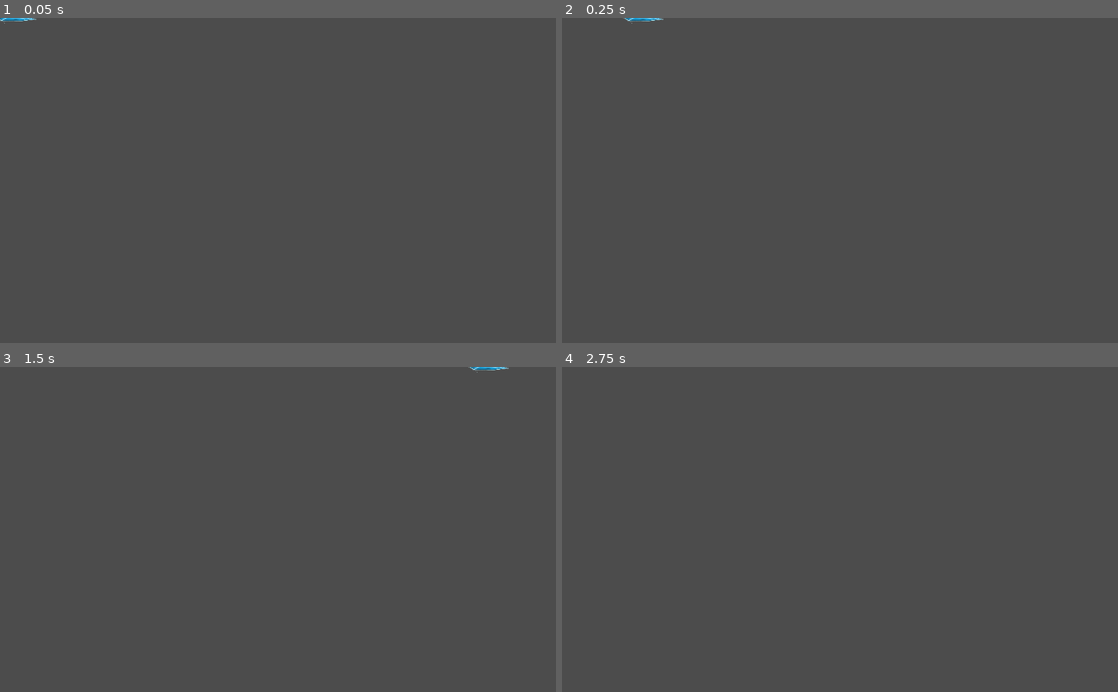
Above: before the commit, frames 1-4 (two rows, left to right).
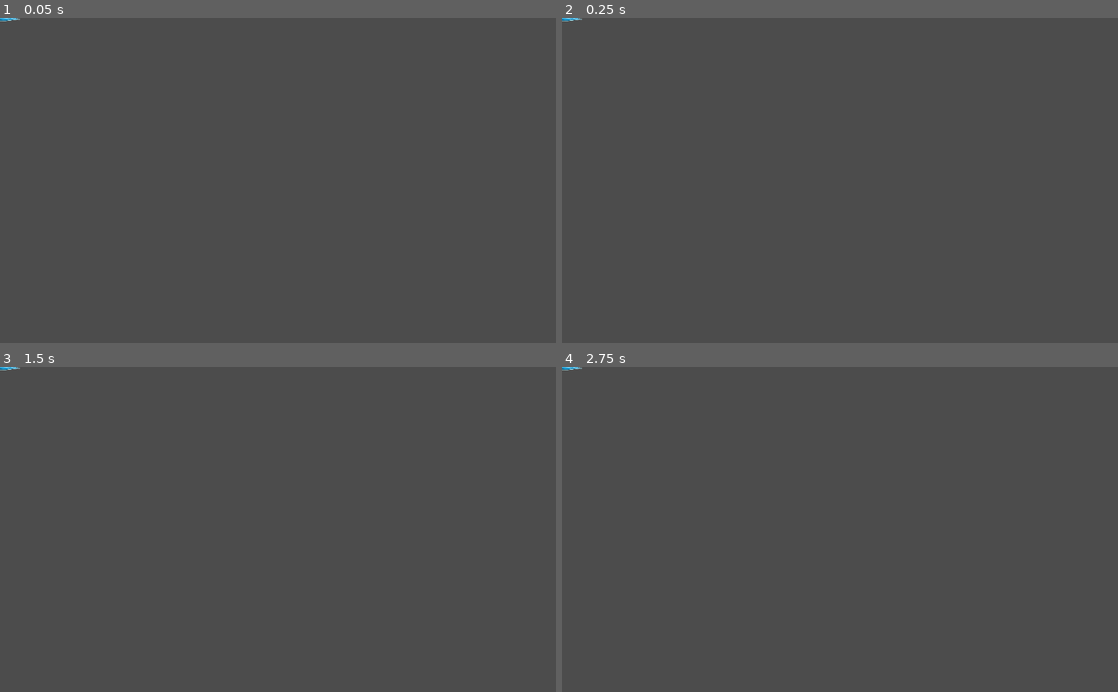
Above: after the commit, the same moments.

Repository: stranker/WizardAndCookies_Godot
Game: Godot game, scene res://Objects/Spells/IceStake/IceStake.tscn
Two runs of this game, one before a commit and one after it. Both use one fixed random seed, a clock stepped at 60 frames per second and the inputs below. This scene is started directly instead of the project's main scene.
Inputs:
- Up to frame 1 (0.05 s): no input
- Up to frame 2 (0.25 s): no input
- Up to frame 3 (1.5 s): tap Enter at 0.5 s; tap Space at 1.25 s
- Up to frame 4 (2.75 s): tap Enter at 2 s

The runs differ from the first frame. In frame 1, less than 0.1% of the frame differs, in the area x 0-7%, y 0-2%; in frame 2, less than 0.1%, in the area x 0-19%, y 0-2%; in frame 3, less than 0.1%; in frame 4, less than 0.1%.

Commit message:
Re-order folder and spells

Diff:
--- a/Objects/Spells/DamageArea.tscn
+++ /dev/null
@@ -1,21 +0,0 @@
-[gd_scene load_steps=3 format=2]
-
-[sub_resource type="GDScript" id=4]
-script/source = "extends Area2D
-
-onready var spell_parent : Node2D = get_parent()
-
-func _ready():
-	connect(\"body_entered\", spell_parent, \"_on_spell_hit\")
-	pass
-"
-
-[sub_resource type="RectangleShape2D" id=3]
-extents = Vector2( 37, 9 )
-
-[node name="DamageArea" type="Area2D"]
-collision_layer = 4
-script = SubResource( 4 )
-
-[node name="Collision" type="CollisionShape2D" parent="."]
-shape = SubResource( 3 )
--- a/Objects/Spells/IceStake/IceStake.tscn
+++ b/Objects/Spells/IceStake/IceStake.tscn
@@ -1,7 +1,6 @@
-[gd_scene load_steps=8 format=2]
+[gd_scene load_steps=7 format=2]
 
 [ext_resource path="res://Objects/Spells/IceStake/Ice Stake.png" type="Texture" id=1]
-[ext_resource path="res://Objects/Spells/DamageArea.tscn" type="PackedScene" id=2]
 [ext_resource path="res://Objects/Spells/SpellInfo.tscn" type="PackedScene" id=3]
 [ext_resource path="res://Objects/Spells/SpellData.gd" type="Script" id=4]
 
@@ -19,21 +18,21 @@
 s_type = 0
 
 [sub_resource type="RectangleShape2D" id=1]
-extents = Vector2( 33, 6 )
+extents = Vector2( 34.5, 7 )
 
-[node name="IceStake" type="KinematicBody2D"]
+[node name="IceStake" type="Area2D"]
 collision_layer = 4
 collision_mask = 3
 script = SubResource( 4 )
 spell_data = SubResource( 5 )
+speed = null
 
 [node name="Sprite" type="Sprite" parent="."]
 scale = Vector2( 0.25, 0.25 )
 texture = ExtResource( 1 )
 
 [node name="Collision" type="CollisionShape2D" parent="."]
+position = Vector2( -1.5, 0 )
 shape = SubResource( 1 )
 
 [node name="SpellInfo" parent="." instance=ExtResource( 3 )]
-
-[node name="DamageArea" parent="." instance=ExtResource( 2 )]
--- a/Objects/Spells/RangeSpell.gd
+++ b/Objects/Spells/RangeSpell.gd
@@ -3,7 +3,12 @@
 export var speed : float = 600.0
 var velocity : Vector2
 
+func cast(_spell_owner : Node2D, spell_position : Vector2, spell_direction : Vector2):
+	.cast(_spell_owner, spell_position, spell_direction)
+	velocity = direction * speed
+	rotation = atan2(direction.y, direction.x)
+	pass
+
 func _physics_process(delta):
-	velocity.x = speed
-	velocity = move_and_slide(velocity)
+	translate(velocity * delta)
 	pass
--- a/Objects/Spells/Rock/TheRock.tscn
+++ b/Objects/Spells/Rock/TheRock.tscn
@@ -18,7 +18,7 @@
 s_type = 0
 
 [sub_resource type="CircleShape2D" id=1]
-radius = 43.0116
+radius = 45.0
 
 [sub_resource type="Resource" id=6]
 script = ExtResource( 3 )
@@ -29,20 +29,7 @@
 s_difficulty = 1.0
 s_type = 0
 
-[sub_resource type="GDScript" id=4]
-script/source = "extends Area2D
-
-onready var spell_parent : Node2D = get_parent()
-
-func _ready():
-	connect(\"body_entered\", spell_parent, \"_on_spell_hit\")
-	pass
-"
-
-[sub_resource type="CircleShape2D" id=5]
-radius = 47.0
-
-[node name="TheRock" type="KinematicBody2D"]
+[node name="TheRock" type="Area2D"]
 script = SubResource( 7 )
 spell_data = SubResource( 8 )
 
@@ -51,14 +38,8 @@
 texture = ExtResource( 1 )
 
 [node name="Collision" type="CollisionShape2D" parent="."]
+position = Vector2( 2, -2 )
 shape = SubResource( 1 )
 
 [node name="SpellInfo" parent="." instance=ExtResource( 2 )]
 spell_data = SubResource( 6 )
-
-[node name="DamageArea" type="Area2D" parent="."]
-collision_layer = 4
-script = SubResource( 4 )
-
-[node name="Collision" type="CollisionShape2D" parent="DamageArea"]
-shape = SubResource( 5 )
--- a/Objects/Spells/Spell.gd
+++ b/Objects/Spells/Spell.gd
@@ -1,4 +1,4 @@
-extends KinematicBody2D
+extends Area2D
 
 export (Resource) var spell_data
 onready var spell_info = $SpellInfo
@@ -7,6 +7,7 @@
 
 func _ready():
 	spell_info.initialize(spell_data)
+	connect("body_entered", self, "_on_spell_hit")
 	pass # Replace with function body.
 
 func cast(_spell_owner : Node2D, spell_position : Vector2, spell_direction : Vector2):
--- a/Objects/Wizards/SpellCast.gd
+++ b/Objects/Wizards/SpellCast.gd
@@ -2,22 +2,28 @@
 
 var ice_spell  = preload("res://Objects/Spells/IceStake/IceStake.tscn")
 var rock_spell  = preload("res://Objects/Spells/Rock/TheRock.tscn")
-export (NodePath) var cast_position_node
-export (NodePath) var spell_particles_node
+export (NodePath) var cast_position_path
+export (NodePath) var spell_particles_path
+export (NodePath) var cast_direction_path
 
-onready var cast_position : Position2D = get_node(cast_position_node)
-onready var spell_particles : Particles2D = get_node(spell_particles_node)
+onready var cast_position : Position2D = get_node(cast_position_path)
+onready var spell_particles : Particles2D = get_node(spell_particles_path)
+onready var cast_direction_node : Position2D = get_node(cast_direction_path)
 onready var spell_owner : Wizard = get_parent()
 onready var first_skill : String = "first_skill_" + str(spell_owner.player_id)
 onready var second_skill : String = "second_skill_" + str(spell_owner.player_id)
 
 var spell_list : Array = [ice_spell, rock_spell]
-var current_spell = null
+var current_spell : Node2D = null
+var cast_direction : Vector2 = Vector2.RIGHT
 
 export var is_casting : bool = false
 
+signal on_casting_spell(is_casting)
+
 # Called when the node enters the scene tree for the first time.
 func _ready():
+	cast_direction_node.visible = is_casting
 	pass # Replace with function body.
 
 func _physics_process(delta):
@@ -25,25 +31,39 @@
 		_cast_skill(0)
 	if Input.is_action_just_pressed(second_skill):
 		_cast_skill(1)
+	check_skill_direction()
 	check_skill_release()
+	pass
+
+func check_skill_direction():
+	if !is_casting: return
+	cast_direction = Vector2(spell_owner.get_horizontal_input(), spell_owner.get_vertical_input())
+	cast_direction = cast_direction.normalized()
+	if cast_direction == Vector2.ZERO:
+		cast_direction = spell_owner.get_visual_direction()
+	cast_direction_node.rotation = atan2(cast_direction.y, cast_direction.x)
 	pass
 
 func check_skill_release():
 	if !is_casting: return
 	if Input.is_action_just_released(first_skill) or Input.is_action_just_released(second_skill):
 		is_casting = false
+		emit_signal("on_casting_spell", is_casting)
 		get_tree().root.add_child(current_spell)
-		current_spell.call_deferred("cast", spell_owner, cast_position.global_position, get_cast_direction())
+		current_spell.call_deferred("cast", spell_owner, cast_position.global_position, cast_direction)
 		current_spell = null
-		spell_particles.emitting = false
+		spell_particles.emitting = is_casting
+		cast_direction_node.visible = is_casting
 	pass
 
 func _cast_skill(idx : int):
 	if is_casting: return
 	is_casting = true
+	emit_signal("on_casting_spell", is_casting)
 	current_spell = spell_list[idx].instance()
-	spell_particles.emitting = true
+	spell_particles.emitting = is_casting
+	cast_direction_node.visible = is_casting
 	pass
 
 func get_cast_direction():
-	return Vector2(0,1)
+	return cast_direction
--- a/Objects/Wizards/Wizard.gd
+++ b/Objects/Wizards/Wizard.gd
@@ -30,6 +30,9 @@
 onready var move_down : String = "move_down_" + str(player_id)
 onready var jump : String = "jump_" + str(player_id)
 onready var fly : String = "fly_" + str(player_id)
+
+onready var visual : Node2D = get_node("Visual")
+onready var spell_timer : Timer = $SpellTimer
 
 signal on_state_change(state_string)
 signal on_health_update(health)
@@ -96,14 +99,23 @@
 	pass
 
 func _process_movement(delta):
-	if !can_move: return
 	var horizontal_direction = get_horizontal_input()
 	var vertical_direction = get_vertical_input()
+	update_visual_direction(horizontal_direction)
+	if !can_move: return
 	velocity.x = horizontal_direction * speed
 	if is_flying:
 		velocity.y = vertical_direction * speed
 	else:
 		velocity.y += gravity * delta
+	pass
+
+func update_visual_direction(horizontal):
+	if visual:
+		if horizontal > 0.1:
+			visual.scale.x = 1
+		elif horizontal < -0.1:
+			visual.scale.x = -1
 	pass
 
 func get_horizontal_input():
@@ -112,6 +124,9 @@
 func get_vertical_input():
 	return Input.get_action_strength(move_down) - Input.get_action_strength(move_up)
 
+func get_visual_direction():
+	return Vector2(visual.scale.x,0)
+
 func take_damage(damage : float):
 	health -= damage
 	health = max(0, health)
@@ -119,3 +134,16 @@
 	if(health <= 0):
 		emit_signal("on_health_depleted")
 	pass
+
+
+func _on_SpellCast_on_casting_spell(is_casting):
+	can_move = false
+	velocity = Vector2.ZERO
+	if !is_casting:
+		spell_timer.start()
+	pass # Replace with function body.
+
+
+func _on_SpellTimer_timeout():
+	can_move = true
+	pass # Replace with function body.
--- a/Objects/Wizards/Zak/Zak.tscn
+++ b/Objects/Wizards/Zak/Zak.tscn
@@ -1,10 +1,11 @@
-[gd_scene load_steps=12 format=2]
+[gd_scene load_steps=13 format=2]
 
 [ext_resource path="res://Objects/Wizards/Zak/ZakSkin.tscn" type="PackedScene" id=1]
 [ext_resource path="res://Objects/Wizards/Wizard.gd" type="Script" id=2]
 [ext_resource path="res://Objects/Test/Misc/PlayerUIDebug.tscn" type="PackedScene" id=3]
 [ext_resource path="res://Objects/Wizards/SpellCast.tscn" type="PackedScene" id=4]
 [ext_resource path="res://Objects/Particles/FadedCircle.png" type="Texture" id=5]
+[ext_resource path="res://Objects/Spells/ArrowIcon.png" type="Texture" id=6]
 
 [sub_resource type="Gradient" id=2]
 offsets = PoolRealArray( 0, 0.173913, 0.770186, 1 )
@@ -63,11 +64,27 @@
 shape = SubResource( 1 )
 
 [node name="CastPosition" type="Position2D" parent="."]
-position = Vector2( 75, -2 )
+position = Vector2( 1, -15 )
 
 [node name="PlayerUIDebug" parent="." instance=ExtResource( 3 )]
 position = Vector2( 0, -134 )
 
+[node name="CastDirection" type="Position2D" parent="."]
+position = Vector2( 1, -14 )
+
+[node name="CastIcon" type="Sprite" parent="CastDirection"]
+position = Vector2( 100, 0 )
+scale = Vector2( 0.25, 0.25 )
+texture = ExtResource( 6 )
+
 [node name="SpellCast" parent="." instance=ExtResource( 4 )]
-cast_position_node = NodePath("../CastPosition")
-spell_particles_node = NodePath("../Visual/SpellParticles")
+cast_position_path = NodePath("../CastPosition")
+spell_particles_path = NodePath("../Visual/SpellParticles")
+cast_direction_path = NodePath("../CastDirection")
+
+[node name="SpellTimer" type="Timer" parent="."]
+wait_time = 0.5
+one_shot = true
+
+[connection signal="on_casting_spell" from="SpellCast" to="." method="_on_SpellCast_on_casting_spell"]
+[connection signal="timeout" from="SpellTimer" to="." method="_on_SpellTimer_timeout"]
Binary file added: Objects/Spells/ArrowIcon.png
Not shown, added: Objects/Spells/ArrowIcon.png.import
Not shown: 1 places in Objects/Spells/Rock/TheRock.tscn that only renumber resources
